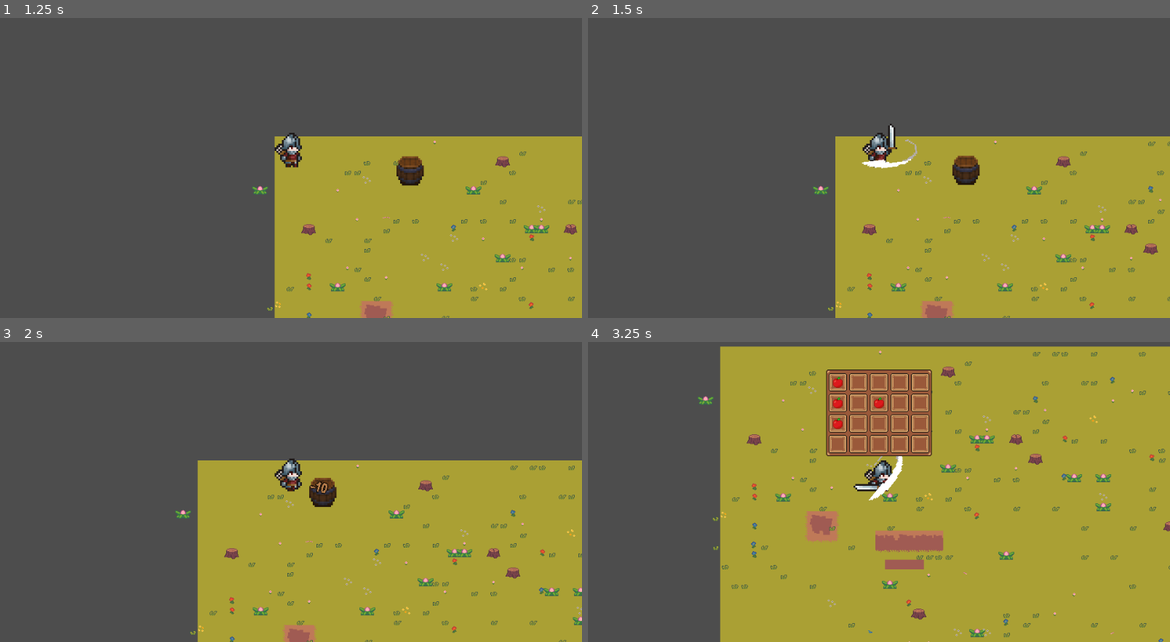
Above: before the commit, frames 1-4 (two rows, left to right).
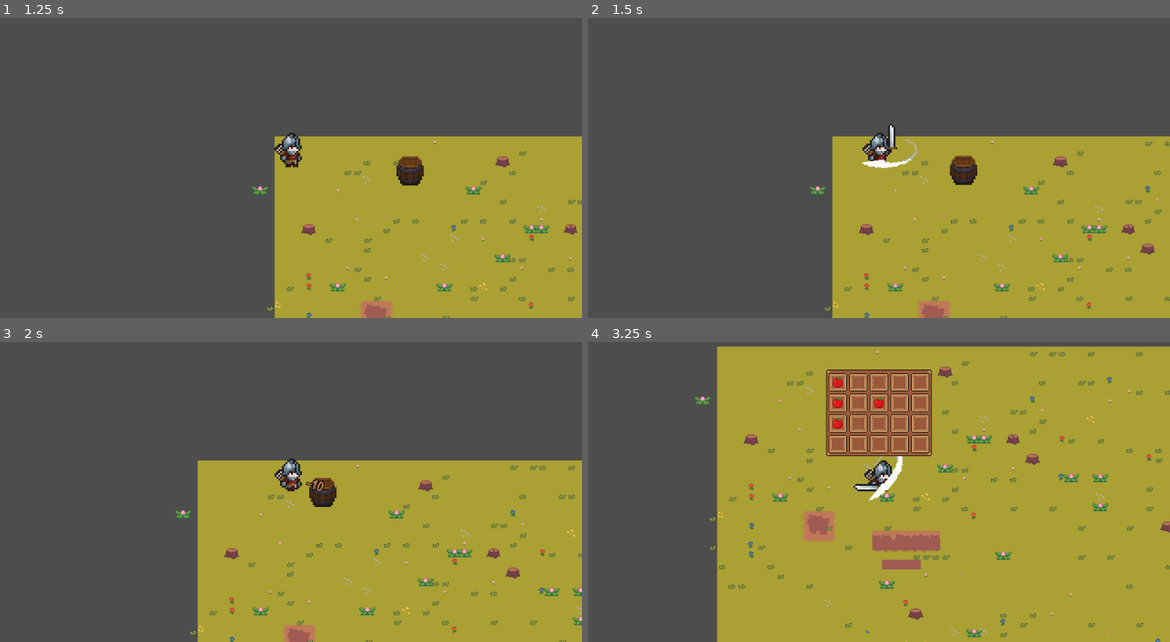
Above: after the commit, the same moments.

Repository: capt-jack00/GameOff2025
Game: Godot game, scene res://scenes/main_menu.tscn
The game is run twice, just before and just after one commit, with the same random seed, the same clock (stepped at 60 frames per second) and the same inputs.
Inputs (mouse positions are in pixels of both pictures, inside the frame that each line leads up to):
- Up to frame 1 (1.25 s): click "Play" at 0.5 s
- Up to frame 2 (1.5 s): move the mouse to (1007, 138) at 1.27 s; hold D (move_right) from 1.28 s (still down); click (1007, 138) at 1.35 s
- Up to frame 3 (2 s): keep holding D (move_right)
- Up to frame 4 (3.25 s): move the mouse to (762, 495) at 2.02 s; release D (move_right) at 2.03 s; hold S (move_down) 2.03-2.78 s; tap Tab (open_inv) at 2.1 s; move the mouse to (937, 408) at 2.77 s; hold D (move_right) from 2.78 s (still down); click (937, 408) at 2.85 s

Frame 1 is identical in both runs. In frame 2, 2.2% of the frame differs, in the area x 38-100%, y 39-100%; in frame 3, 0.1%; in frame 4, 3.8%, in the area x 18-100%, y 1-100%.

Commit message:
Fixed bugs
Fixed hit Indicators stacking on top of each other
Fixed a bug where rapidly changing direction during an attack caused the player to slightly teleport

Diff:
--- a/scenes/barrel.tscn
+++ b/scenes/barrel.tscn
@@ -33,19 +33,3 @@
 debug_color = Color(0.99556094, 0, 0.21110716, 0.41960785)
 
 [node name="NavigationAgent2D" type="NavigationAgent2D" parent="."]
-
-[node name="CenterContainer" type="CenterContainer" parent="."]
-anchors_preset = 8
-anchor_left = 0.5
-anchor_top = 0.5
-anchor_right = 0.5
-anchor_bottom = 0.5
-offset_left = -20.0
-offset_top = -20.0
-offset_right = 20.0
-offset_bottom = 20.0
-grow_horizontal = 2
-grow_vertical = 2
-
-[node name="test label (Later delete)" type="Label" parent="CenterContainer"]
-layout_mode = 2
--- a/scripts/barrel.gd
+++ b/scripts/barrel.gd
@@ -38,7 +38,7 @@
 		print("Enemy took", attack_damage, "damage! Remaining:", health)
 		alreadyTakenDamage = true
 
-		handle_hitIndicator(attack_damage, hitCritically)
+		handle_hitIndicator(attack_damage)
 	else:
 		return
 
@@ -48,9 +48,12 @@
 		# remember this method because it's very helpful and handy to handle the death method
 
 
-func handle_hitIndicator(damage, hitCritically):
+func handle_hitIndicator(damage):
+	#	======================	 Create hitIndicator	======================
+	var centerContainer = CenterContainer.new()
 	var hitIndicator = Label.new()		#Create hit indicator
-	$CenterContainer.add_child(hitIndicator)	#add it as child to another control node so later it can be positioned
+	add_child(centerContainer)
+	centerContainer.add_child(hitIndicator)
 
 	#	======================	 font	======================
 	hitIndicator.add_theme_font_override("font", font)		#set custom font
@@ -64,14 +67,16 @@
 	hitIndicator.add_theme_color_override("font_outline_color", Color(0.0, 0.0, 0.0, 1.0))	# set border color
 	hitIndicator.add_theme_constant_override("outline_size", 5)		#set border size
 
+	#	======================	 Set random offsets	======================
 	var maxoffset = 15
 	var offset = Vector2(-maxoffset + randi() % maxoffset * 2, -maxoffset + randi() % maxoffset * 2)	# offset from -15 to 15
-	var rotationOffset = -0.5 + randf()
-	$CenterContainer.position = Vector2(-20, -20)	#return to center
-	$CenterContainer.position += offset		#add offset
-	$CenterContainer.rotation = rotationOffset
+	var rotationOffset = -0.75 + randf() * 1.5
+	centerContainer.position = Vector2(-20, -20)	#return to center
+	centerContainer.position += offset		#add offset
+	centerContainer.rotation = rotationOffset
 
 	hitIndicator.text = str(-damage)		#set value of hitindicator
 
-	await get_tree().create_timer(1.0).timeout		#delete old hit indicator after 1 second
-	hitIndicator.queue_free()
+	#	======================	 Delete hit Indicator	======================
+	await get_tree().create_timer(1.0).timeout		#wait one second
+	centerContainer.queue_free()	#delete hitIndicator and its container
--- a/scripts/player.gd
+++ b/scripts/player.gd
@@ -47,6 +47,10 @@
 	if Input.is_action_pressed("move_up"):		#W
 		input_vector.y -= 1
 
+	input_vector = input_vector.normalized()
+	velocity = input_vector * speed * 50	#idk why but move_and_slide is a lot slower than move_and_collide and because of that I needed to multiply this value by 50
+	move_and_slide()	#Moves player and doesn't block him on wall
+
 
 	# --- ATTACK ---
 	rotate_sword_hitbox()
@@ -70,10 +74,6 @@
 		else:
 			$AnimationPlayer.play("soldier_walk")
 
-	input_vector = input_vector.normalized()
-	velocity = input_vector * speed * 50	#idk why but move_and_slide is a lot slower than move_and_collide and because of that I needed to multiply this value by 50
-	move_and_slide()	#Moves player and doesn't block him on wall
-
 
 func _on_attack_hitbox_area_entered(area: Area2D) -> void:		#checks if sword hit box is inside another thing hurtbox
 	if area.is_in_group("hurtbox"):
